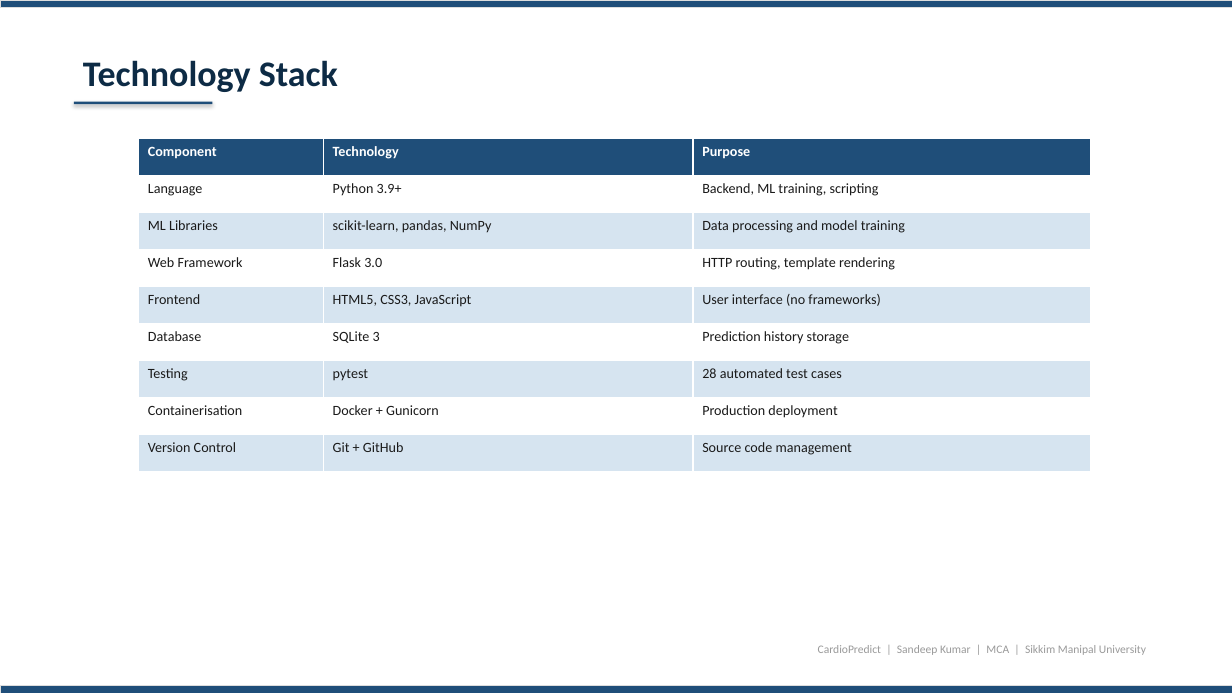
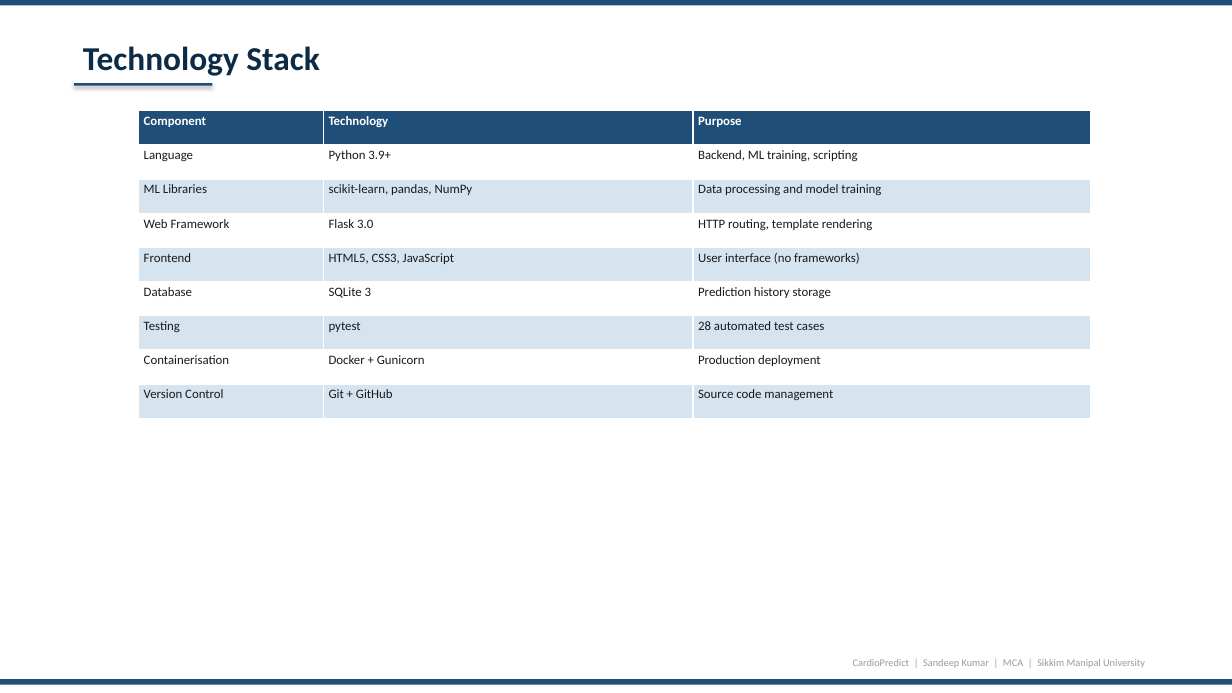
Before and after one commit to sandeeep-kr/HeartDiseaseProject, a slide deck: slide 10 of CardioPredict_Presentation.pptx. Drawn at 1232x693 pixels with LibreOffice and Linux fonts; fonts in the diff are those of the drawing. Boxes give left, top, right and bottom in pixels: in the first picture for what was removed or moved away, otherwise in the second. Text is boxed around its words. In the diff, an @@ line names an element or a change of style, - is before the commit and + after.

Commit message:
Fix PPT formatting: overflow fixes, consistent headers/footers, no emoji, proper spacing

```diff
--- a/CardioPredict_Presentation.pptx
+++ b/CardioPredict_Presentation.pptx
@@ rectangle at bbox=[0, 0, 1232, 6]: outline #DDDDDD 0.5 pt to none @@
@@ text "Technology Stack": place and size @@
-text "Technology Stack" at bbox=[83, 60, 338, 92]
+text "Technology Stack" at bbox=[83, 46, 319, 76]
@@ text "Technology Stack" at bbox=[83, 46, 319, 76]: size 28 to 26 pt @@
@@ rectangle: place and size @@
-rectangle at bbox=[74, 102, 213, 104]
+rectangle at bbox=[74, 83, 213, 86]
@@ table at bbox=[139, 111, 1091, 419] @@
@@ size 11 to 10 pt @@
@@ table: place and size @@
-table at bbox=[139, 139, 1091, 471]
+table at bbox=[139, 111, 1091, 419]
@@ text "CardioPredict | Sandeep Kumar | ...": place and size @@
-text "CardioPredict | Sandeep Kumar | ..." at bbox=[818, 645, 1146, 655]
+text "CardioPredict | Sandeep Kumar | ..." at bbox=[853, 659, 1145, 667]
@@ text "CardioPredict | Sandeep Kumar | ..." at bbox=[853, 659, 1145, 667]: size 9 to 8 pt @@
@@ rectangle at bbox=[0, 679, 1232, 685]: outline #DDDDDD 0.5 pt to none @@
@@ rectangle: place and size @@
-rectangle at bbox=[0, 686, 1232, 693]
+rectangle at bbox=[0, 679, 1232, 685]
```
Also in this commit, not shown: 14 other slides changed.
